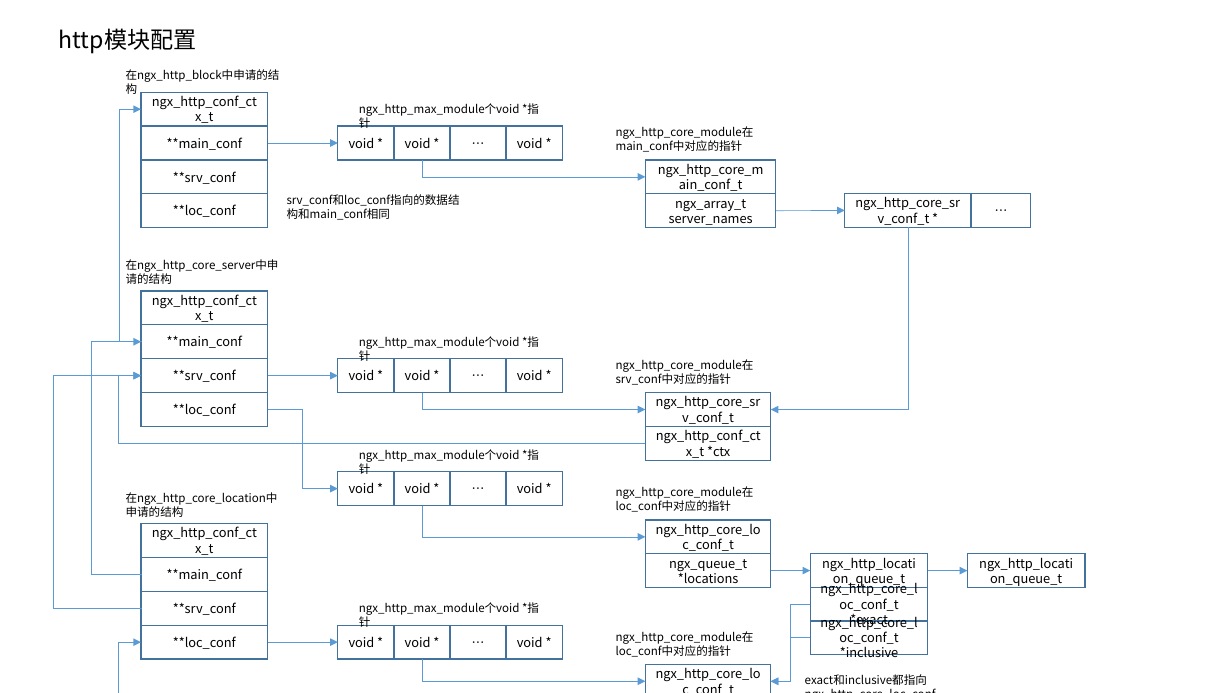
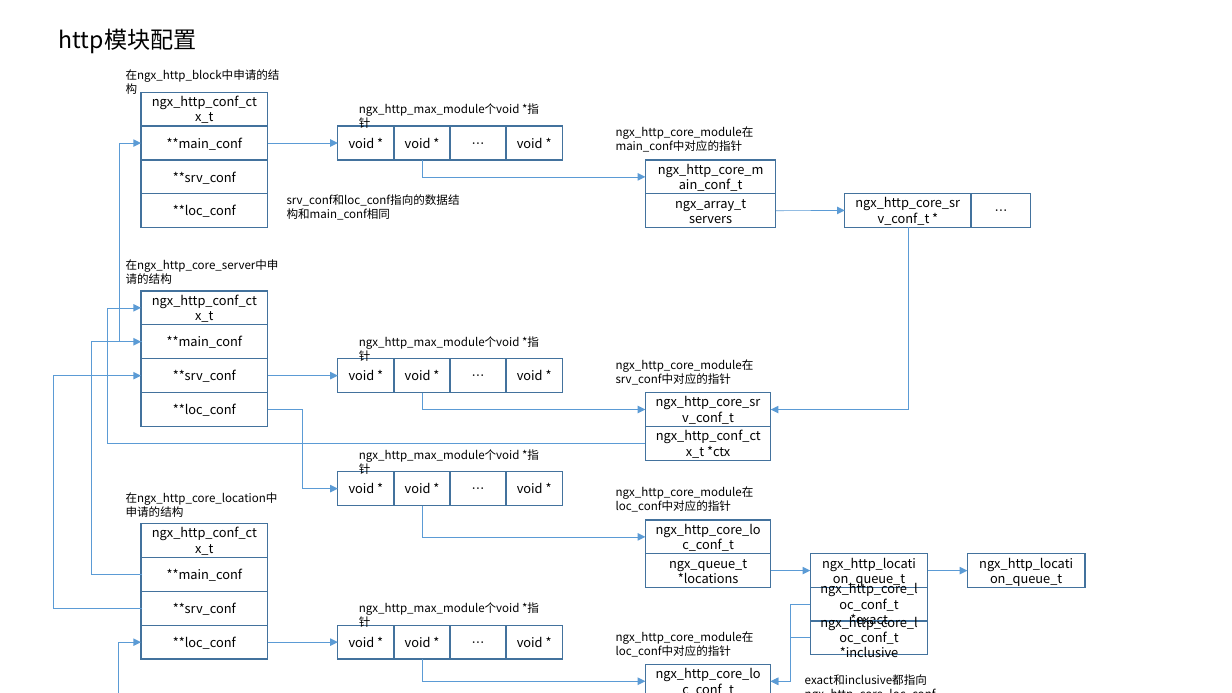
Before and after one commit to theDEADpool/nginx, a slide deck: slide 4 of 学习笔记/ngx数据结构关系图.pptx. Drawn at 1232x693 pixels with LibreOffice and Linux fonts; fonts in the diff are those of the drawing. Boxes give left, top, right and bottom in pixels: in the first picture for what was removed or moved away, otherwise in the second. Text is boxed around its words. In the diff, an @@ line names an element or a change of style, - is before the commit and + after.

```diff
--- a/学习笔记/ngx数据结构关系图.pptx
+++ b/学习笔记/ngx数据结构关系图.pptx
@@ elbow arrow moved from (142, 342) - (141, 109) to (142, 342) - (141, 143) @@
@@ text in rectangle at box(675, 199, 746, 228): text changed @@
-ngx_array_t server_names
+ngx_array_t servers
@@ elbow arrow moved from (646, 444) - (141, 376) to (646, 444) - (141, 308) @@
```
Also in this commit, not shown: 3 other files.
